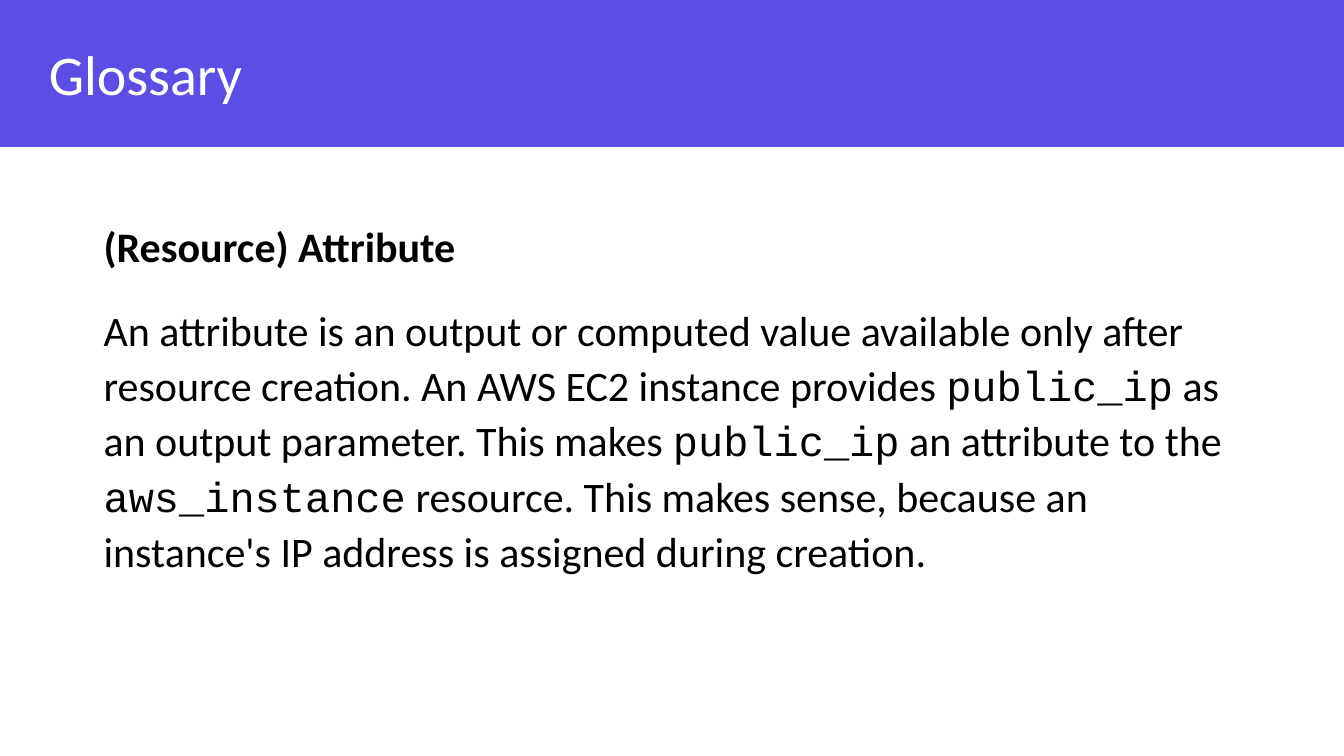
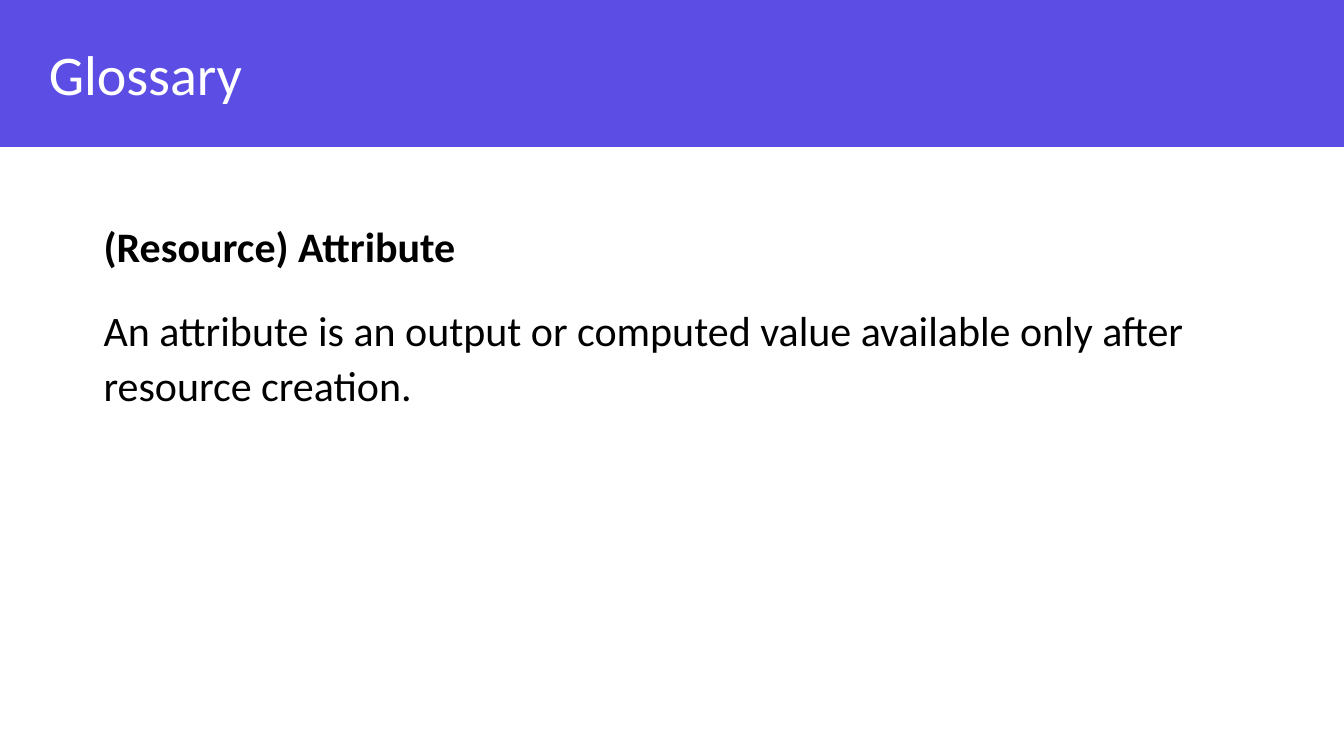
Before and after one commit to grove-mountain/azure-workshop-training, a slide deck: slide 18 of Slides/Azure and Terraform Workshop - Chapter 3.pptx (slide 11 before the commit). Drawn at 1344x756 pixels with LibreOffice and Linux fonts; fonts in the diff are those of the drawing; background and template pictures are left out. Boxes give left, top, right and bottom in pixels: in the first picture for what was removed or moved away, otherwise in the second. Text is boxed around its words. In the diff, an @@ line names an element or a change of style, - is before the commit and + after.

```diff
--- a/Slides/Azure and Terraform Workshop - Chapter 3.pptx
+++ b/Slides/Azure and Terraform Workshop - Chapter 3.pptx
@@ text at box(104, 317, 1183, 402): text changed @@
-An attribute is an output or computed value available only after resource creation. An AWS EC2 instance provides public_ip as an output parameter. This makes public_ip an attribute to the aws_instance resource. This makes sense, because an instance's IP address is assigned during creation.
+An attribute is an output or computed value available only after resource creation.
```
Also in this commit, not shown: 1 other slide changed, 22 slides added, 9 slides removed, 7 other files.
